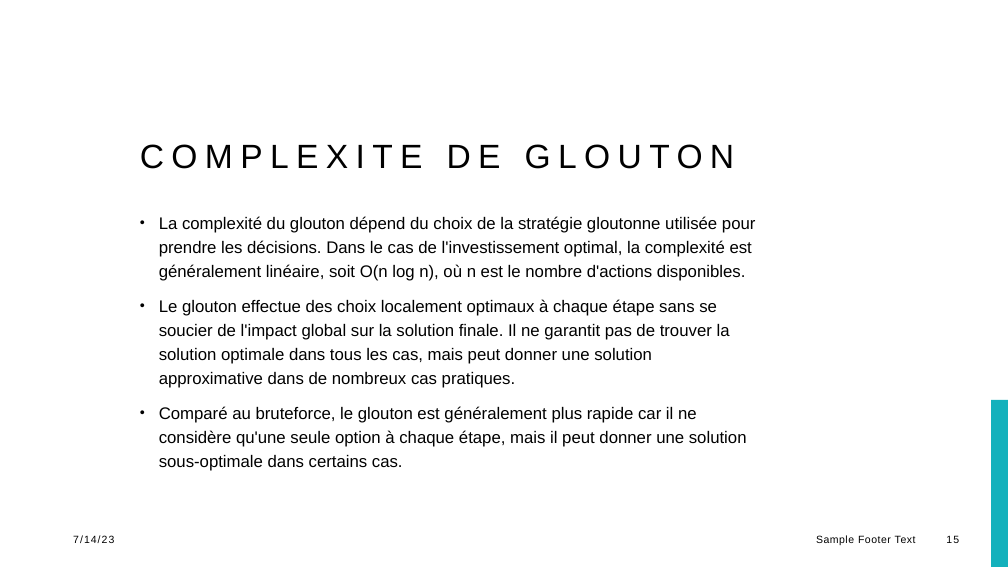
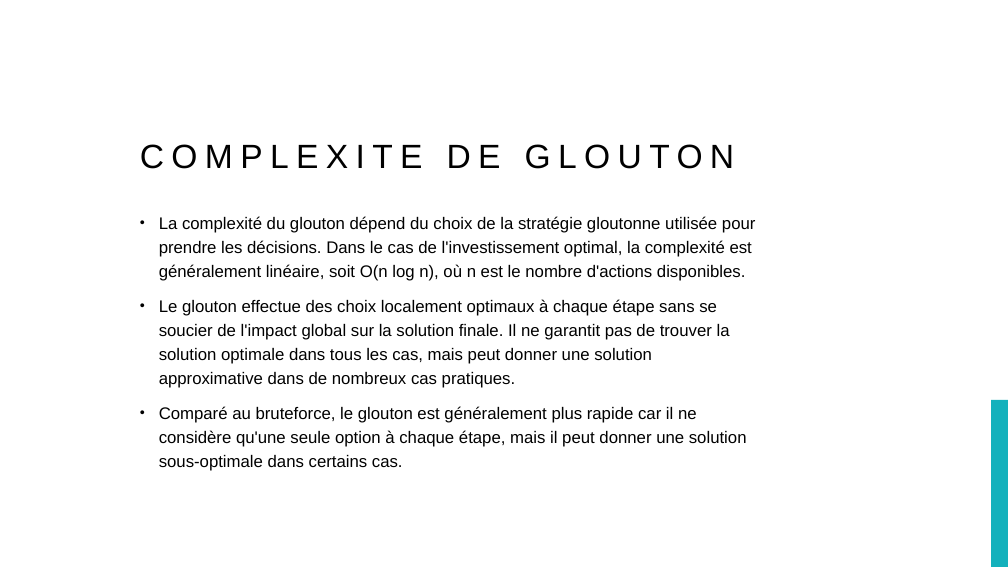
Before and after one commit to TMee3/DA-Python-7, a slide deck: slide 15 of Présentation projet7.pptx. Drawn at 1008x567 pixels with LibreOffice and Linux fonts; fonts in the diff are those of the drawing; background and template pictures are left out. Boxes give left, top, right and bottom in pixels: in the first picture for what was removed or moved away, otherwise in the second. Text is boxed around its words. In the diff, an @@ line names an element or a change of style, - is before the commit and + after.

```diff
--- a/Présentation projet7.pptx
+++ b/Présentation projet7.pptx
@@ text removed at (x1=73, y1=535, x2=114, y2=543) @@
-7/14/23
@@ text removed at (x1=816, y1=535, x2=916, y2=545) @@
-Sample Footer Text
@@ page number removed at (x1=946, y1=535, x2=959, y2=543) @@
-15
```
Also in this commit, not shown: 2 other slides changed.
